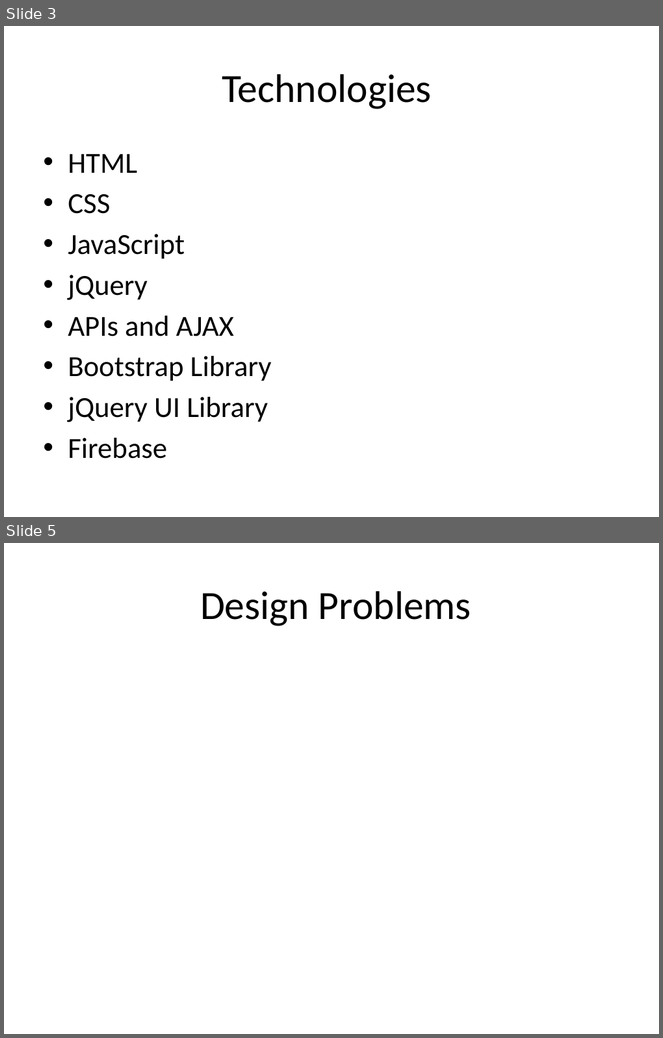
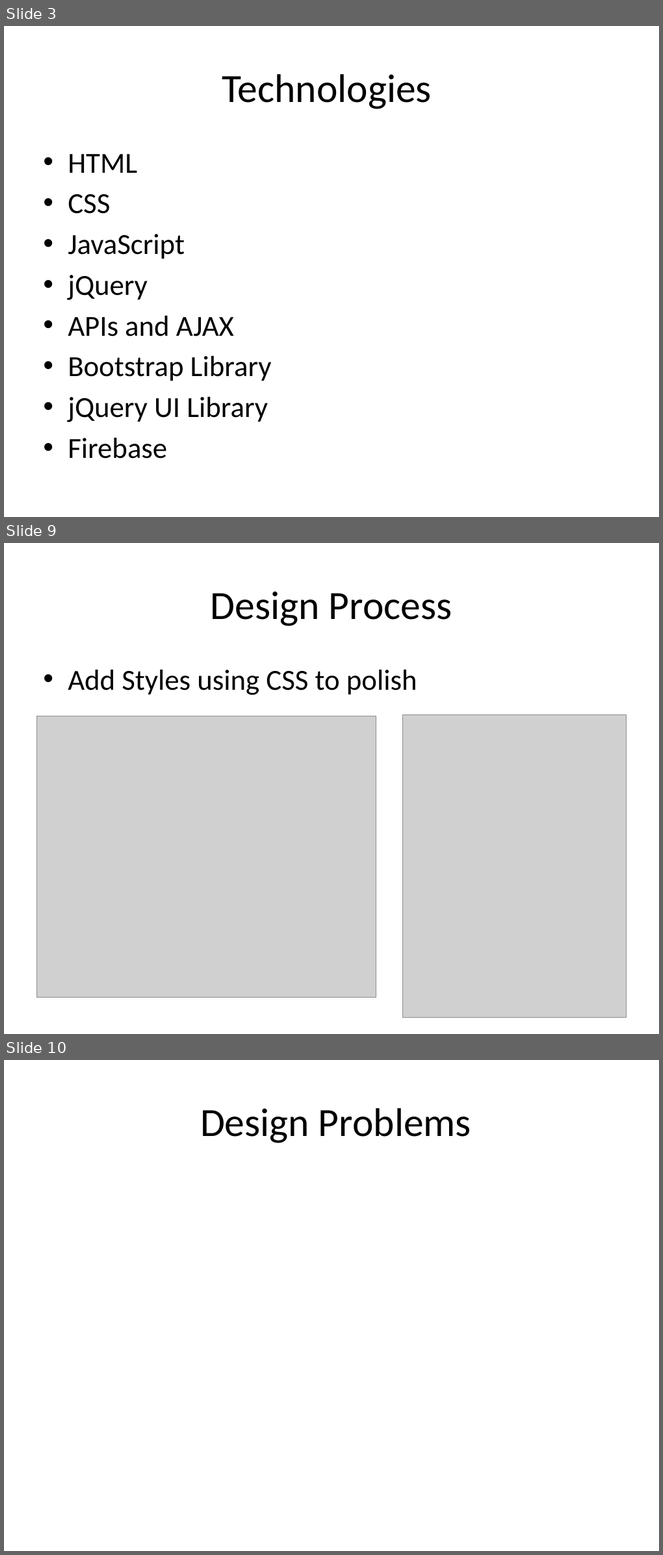
Before and after one commit to taddes/Project-1-Travel-App, a slide deck: Presentation1MyTravel.pptx. Shown one above the other, each under a label of ours: slides 3 and 5 before the commit, slides 3, 9 and 10 after it; the slides between them are not shown. The pictures are 663x1038 and 663x1555 pixels, drawn with LibreOffice and Linux fonts; fonts in the diff are those of the drawing; grey boxes stand for pictures; background and template pictures are left out. Boxes give left, top, right and bottom in pixels: in the first picture for what was removed or moved away, otherwise in the second. Text is boxed around its words. In the diff, an @@ line names an element or a change of style, - is before the commit and + after.

```diff
--- a/Presentation1MyTravel.pptx
+++ b/Presentation1MyTravel.pptx
@@ slide 9 added at bbox=[4, 543, 659, 1034], background picture (left out) @@
@@ title added at bbox=[211, 591, 452, 626], 44 pt, text #000000 @@
+Design Process
@@ text added at bbox=[68, 670, 417, 695], 32 pt, text #000000 @@
+• Add Styles using CSS to polish
@@ picture added at bbox=[36, 717, 376, 999] @@
@@ picture added at bbox=[402, 715, 627, 1018] @@
@@ what was slide 5 is now slide 10 @@
```
Also in this commit, not shown: 2 slides changed, 4 other slides added, 3 other files.
